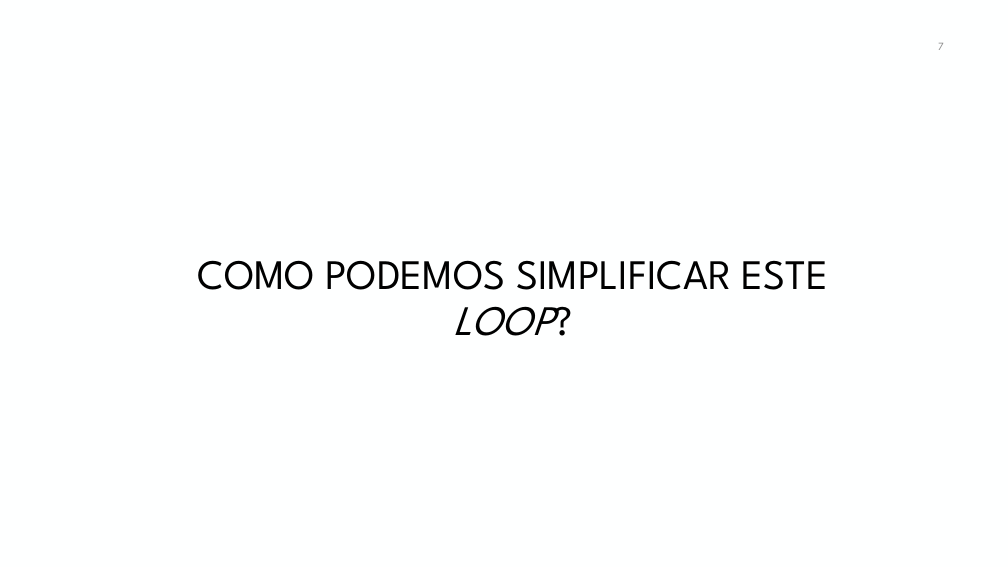
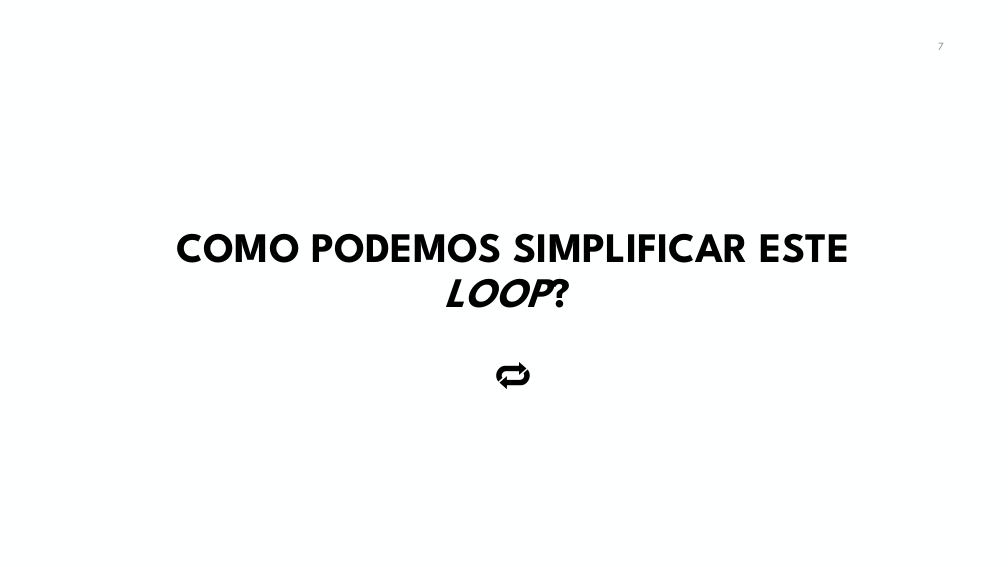
Before and after one commit to manoelcampos/curso-programacao-funcional-java, a slide deck: slide 7 of programacao-funcional-java8.pptx. Drawn at 1008x567 pixels with LibreOffice and Linux fonts; fonts in the diff are those of the drawing; background and template pictures are left out. Boxes give left, top, right and bottom in pixels: in the first picture for what was removed or moved away, otherwise in the second. Text is boxed around its words. In the diff, an @@ line names an element or a change of style, - is before the commit and + after.

```diff
--- a/programacao-funcional-java8.pptx
+++ b/programacao-funcional-java8.pptx
@@ title at (177,233,850,308): text changed; bold on @@
-COMO PODEMOS SIMPLIFICAR ESTE LOOP?
+COMO PODEMOS SIMPLIFICAR ESTE LOOP?
+🔁
```
Also in this commit, not shown: 17 other slides changed.
